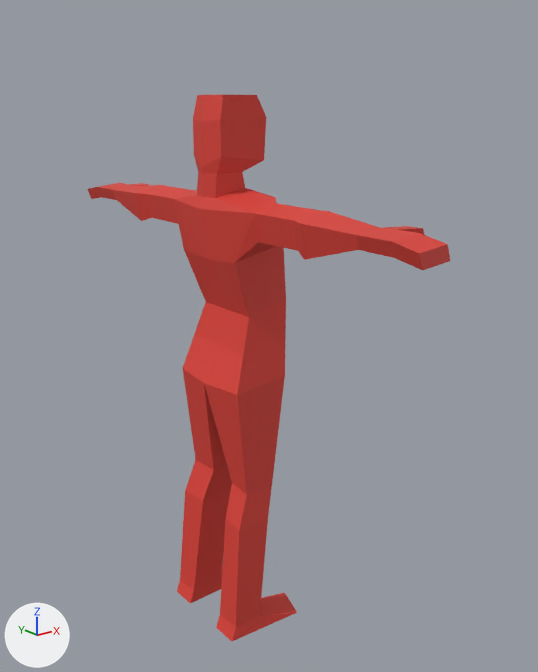
Renders of the glTF model assets/models/Guy_v0.1.glb from each side of a commit.
Rendered twice from a 50 mm camera at (-6.85, -9.34, 8.56) aimed at (0.3, -0.4, 4.98). The lights are fixed; the arrows at lower left show +X, +Y and +Z. The older version comes first. Vertices at exactly the same position are counted once.
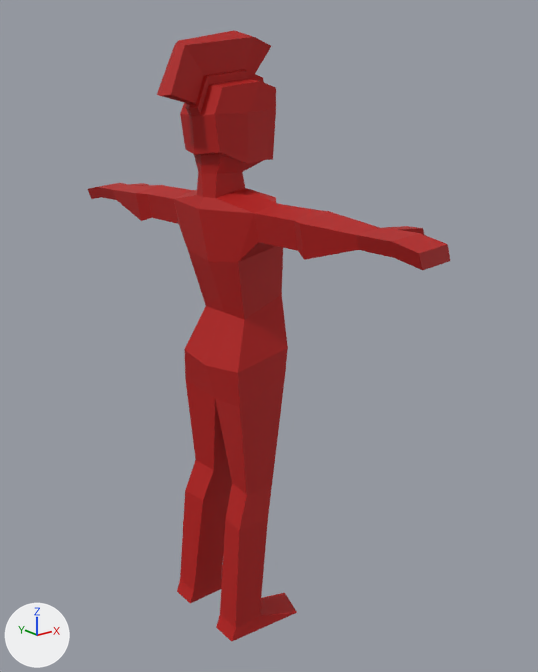
The change, as a list of edits to the scene's bpy script:
```text
Add img_material_base_color:
    img_material_base_color = load_image('Material Base Color', '_unpacked/Material_Base_Color', 1024, 1024, 'sRGB')
Change mat_material:
    remove mat_material.base_color = (0.7, 0.0491, 0.0344)  # red #da3f34
    add mat_material.texture = img_material_base_color
Change me_cube:
    where me_cube.from_pydata(...)  # 154 vertices, 304 faces; spans x -0.86..0.67, y -4.08..4.08, z -0.01..8.67
    used by ob_cube; location = (0.0, 0.0, 0.0)
    me_cube part 1: 27 of 154 vertices moved; they spanned x -0.7..0.63, y -1.06..1.06, z 4.09..8.33 and now span x -0.71..0.58, y -1.06..1.06, z 3.92..8.33; mean shift (-0.03, 0.0, -0.08); largest move (-0.37, 0.0, 4.88) -> (-0.66, 0.0, 4.59)
    me_cube part 2: all 4 faces centred in x -0.46..-0.22, y -1.63..-1.34, z 6.81..7.16 are now shaded smooth
    me_cube part 3: all 4 faces centred in x -0.46..-0.22, y 1.34..1.63, z 6.81..7.16 are now shaded smooth
Add me_cube_001:
    me_cube_001.from_pydata(...)  # 152 vertices, 300 faces; spans x -1.28..0.54, y -0.48..0.48, z 7.71..9.55
    me_cube_001.materials.append(mat_material)  # picture img_material_base_color
Add ob_helmet:
    ob_helmet = bpy.data.objects.new('Helmet', me_cube_001)
    ob_helmet.location = (0.0, 0.0, 0.0)
```

Where the change shows, as pixel boxes [x1, y1, x2, y2] in the pictures (538 x 672 px; the box of a moved part takes in the faces that stretch with it):
'Cube', surface changed, reshaped, shading changed (darker)
    before: [88, 95, 450, 641]
    after: [88, 153, 450, 641]
'Helmet', added (red)
    after: [157, 31, 276, 164]
part 1 of me_cube, moved or reshaped
    before: [148, 95, 315, 495]
    after: [148, 153, 315, 495]
part 2 of me_cube, shading changed
    both: [254, 203, 315, 251]
part 3 of me_cube, shading changed
    both: [147, 186, 194, 224]
